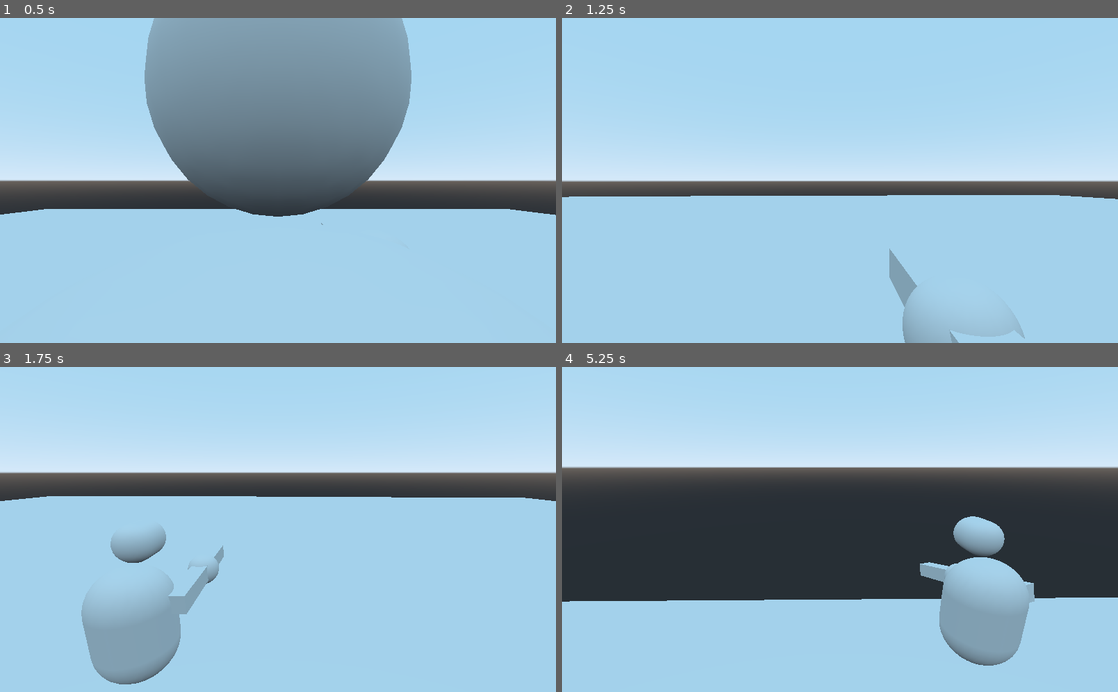
Above: before the commit, frames 1-4 (two rows, left to right).
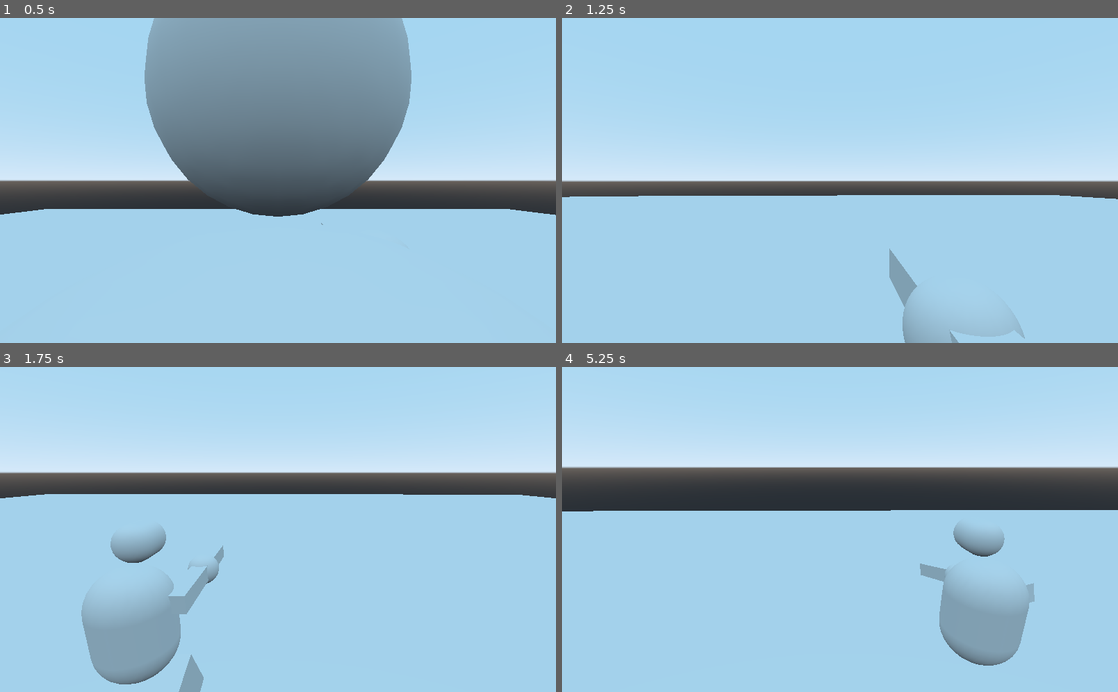
Above: after the commit, the same moments.

Repository: manglemix/PGBR
Game: Godot game, scene res://DebugBattlefield.tscn
Same seed, same stepped clock (60 frames per second), same inputs: the game is played once before the commit and once after it.
Inputs (mouse positions are in pixels of both pictures, inside the frame that each line leads up to):
- Up to frame 1 (0.5 s): no input
- Up to frame 2 (1.25 s): move the mouse to (867, 180) at 0.52 s; hold W (forward) from 0.53 s (still down); right-click (867, 180) at 0.6 s; tap Space (jump) at 0.77 s
- Up to frame 3 (1.75 s): keep holding W (forward); move the mouse to (250, 529) at 1.27 s; tap X (change viewpoint) at 1.35 s; tap Space (jump) at 1.52 s
- Up to frame 4 (5.25 s): keep holding W (forward); move the mouse to (851, 523) at 2.02 s; hold Shift (crouch) 2.03-2.78 s; move the mouse to (834, 536) at 2.77 s; click (834, 536) at 2.85 s; tap Space (jump) at 3.02, 3.77, 4.52 s; move the mouse to (878, 532) at 3.52 s; right-click (878, 532) at 3.6 s; move the mouse to (795, 526) at 4.27 s; tap X (change viewpoint) at 4.35 s; move the mouse to (845, 529) at 5.02 s; hold Shift (crouch) from 5.03 s (still down)

Frame 1 is identical in both runs. In frame 2, less than 0.1% of the frame differs, in the area x 1-100%, y 54-56%; in frame 3, 1.1%; in frame 4, 25%, in the area x 0-100%, y 44-91%.

Commit message:
Added air strafing
Now, air movement speed is fixed to the AIR variable

Diff:
--- a/PGBR_Project1/BaseScripts/BasePerson.gd
+++ b/PGBR_Project1/BaseScripts/BasePerson.gd
@@ -11,6 +11,7 @@
 var SPRINT := 20.0			# these correspond to speeds, for move_to_vector
 var RUN := 10.0
 var WALK := 5.0
+var AIR := 5.0
 
 var turn_speed := 10.0					# used for interpolating turns (like when turning the head)
 var max_head_yaw := 50.0				# the maximum angle the head can turn by on the y axis, both left and right
@@ -38,8 +39,12 @@
 
 func move_to_vector(rel_vec: Vector3, speed:=RUN):
 	# moves the node towards the relative vector given
-	assert(is_zero_approx(rel_vec.y))	# to make sure the rel_vec is only top down
-	movement_vector = rel_vec.normalized() * speed
+	rel_vec.y = 0.0	# must flatten cause the body can only turn side to side
+
+	if on_floor:
+		movement_vector = rel_vec.normalized() * speed
+	else:
+		movement_vector = rel_vec.normalized() * AIR
 
 
 func turn_to_vector(rel_vec: Vector3):
